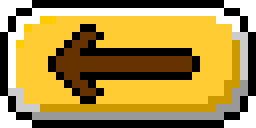
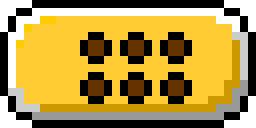
Two versions of the same layered image (256 × 128). Layer-by-layer changes:
hid "back" over [48, 24, 200, 104]
added layer "menu_pressed" above "bg_pressed" over [80, 32, 192, 104]
